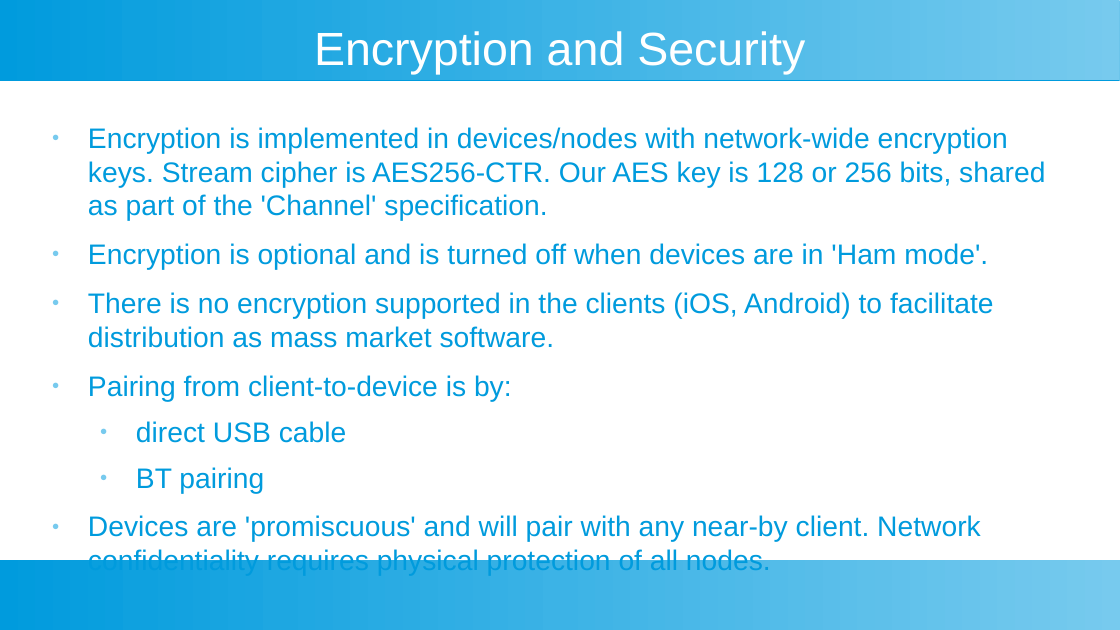
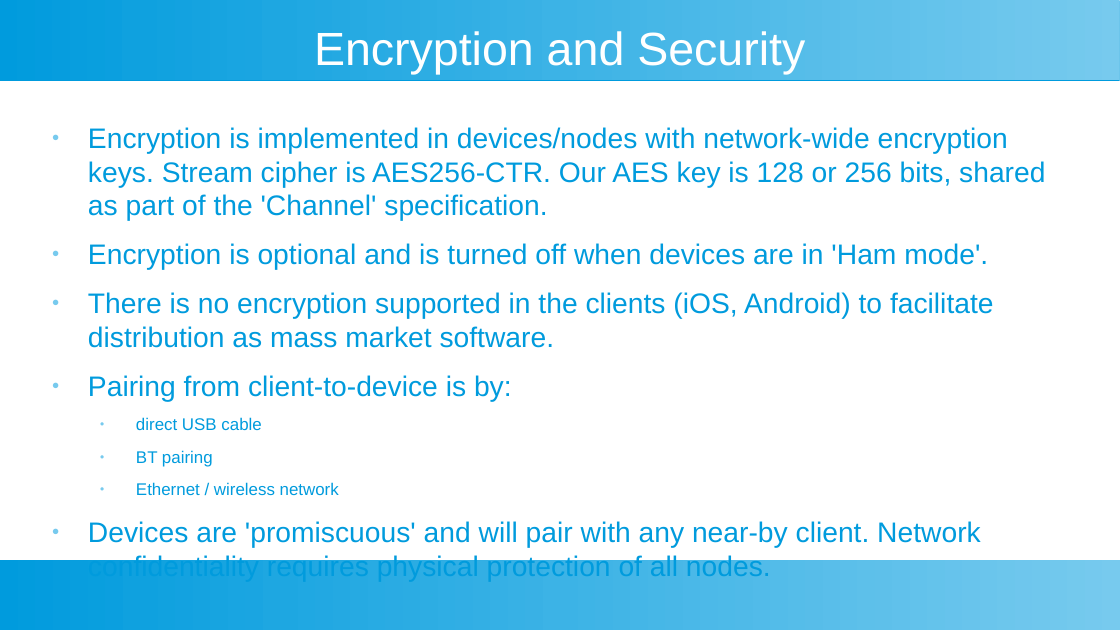
Before and after one commit to slapplebags/meshtastic-presentation, a slide deck: slide 6 of meshtestic presentation.odp. Drawn at 1120x630 pixels with LibreOffice and Linux fonts; fonts in the diff are those of the drawing. Boxes give left, top, right and bottom in pixels: in the first picture for what was removed or moved away, otherwise in the second. Text is boxed around its words. In the diff, an @@ line names an element or a change of style, - is before the commit and + after.

```diff
--- a/meshtestic presentation.odp
+++ b/meshtestic presentation.odp
@@ text at box(136, 417, 261, 467): size 20 to 12 pt in "direct USB cable", "BT pairing" @@
@@ text at box(136, 482, 339, 495): paragraph added @@
+  ● Ethernet / wireless network
```
Also in this commit, not shown: 4 other slides changed, 5 slides added, 1 slide removed.
